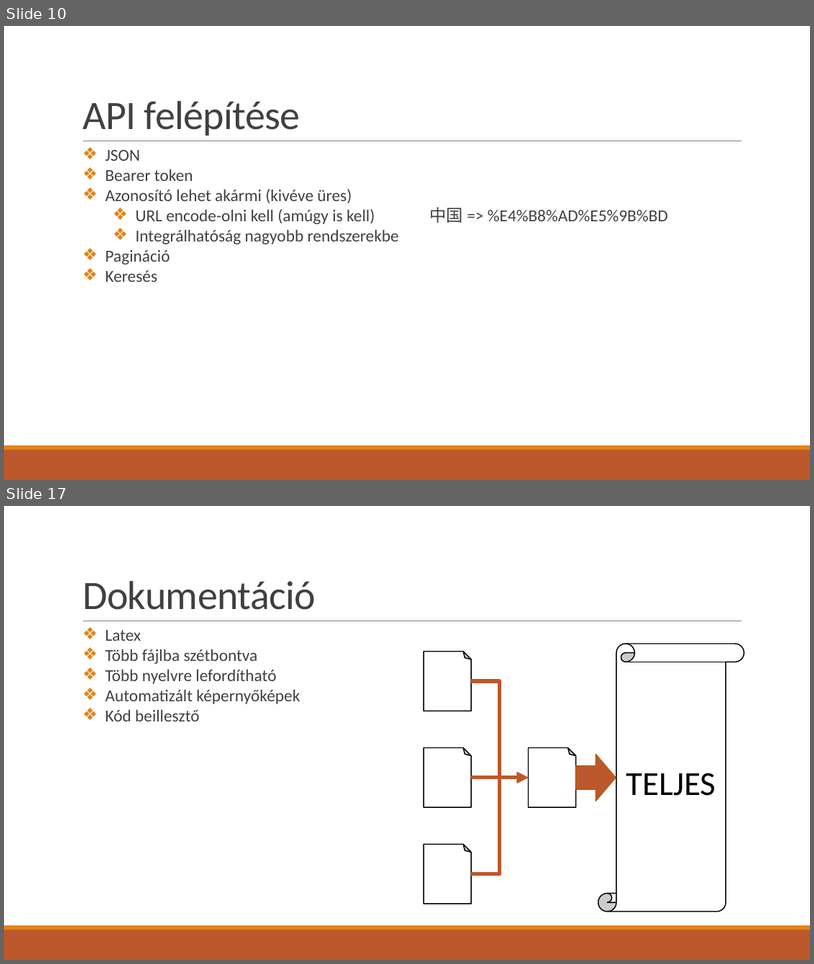
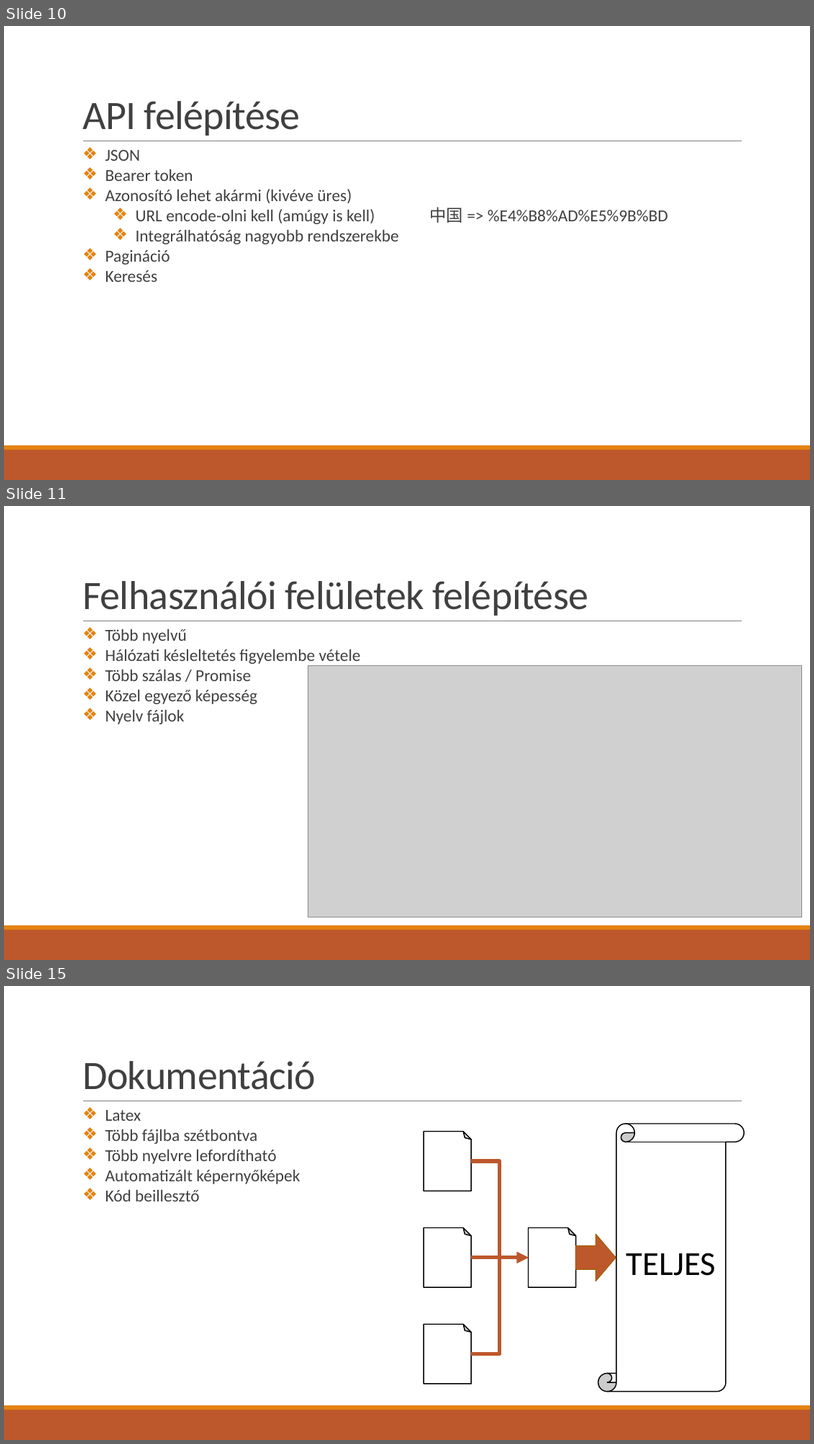
Before and after one commit to KissKolos/Easy-Inventory, a slide deck: bemutató.pptx. Shown one above the other, each under a label of ours: slides 10 and 17 before the commit, slides 10, 11 and 15 after it; the slides between them are not shown. The pictures are 814x964 and 814x1444 pixels, drawn with LibreOffice and Linux fonts; fonts in the diff are those of the drawing; grey boxes stand for pictures. Boxes give left, top, right and bottom in pixels: in the first picture for what was removed or moved away, otherwise in the second. Text is boxed around its words. In the diff, an @@ line names an element or a change of style, - is before the commit and + after.

```diff
--- a/bemutató.pptx
+++ b/bemutató.pptx
@@ slide 11 added at (x1=4, y1=506, x2=810, y2=960), background #FFFFFF; not listed: 3 template elements that a slide beside it also shows @@
@@ title added at (x1=82, y1=581, x2=589, y2=615), 48 pt, text #404040 @@
+Felhasználói felületek felépítése
@@ text added at (x1=106, y1=629, x2=361, y2=724), 20 pt, text #404040 @@
+❖ Több nyelvű
+❖ Hálózati késleltetés figyelembe vétele
+❖ Több szálas / Promise
+❖ Közel egyező képesség
+❖ Nyelv fájlok
@@ picture added at (x1=308, y1=666, x2=802, y2=917) @@
@@ what was slide 17 is now slide 15 @@
```
Also in this commit, not shown: 13 slides changed, 3 other slides added, 5 slides removed, 2 other files.
